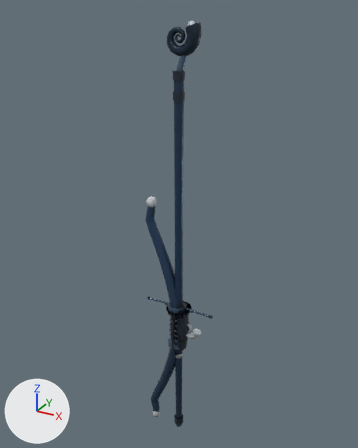
A saved change to the glTF model client/public/q/gear/weapons_abyssal.glb.
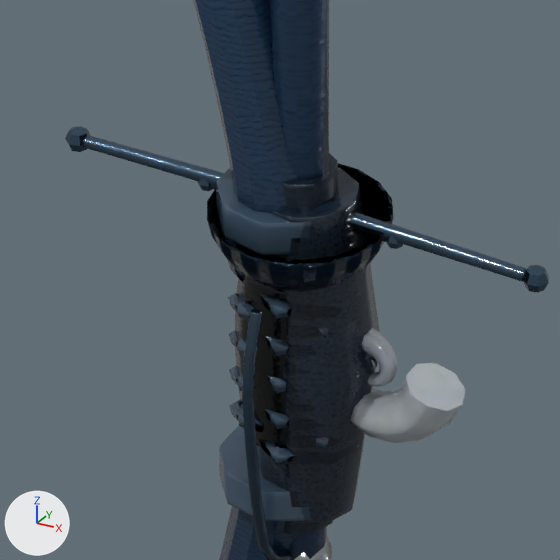
Each version appears first whole from a 50 mm camera at (0.977, -1.775, 1.429) aimed at (-0.028, 0.053, 0.515), and next in a close-up on the part from 39% to 60% of the width and 62% to 79% of the height. Arrows for +X, +Y and +Z are at lower left; the lights stay in place. The older version's two pictures come first.

The first close-up shows 'blade', 'bow', 'dagger', 'staff'.
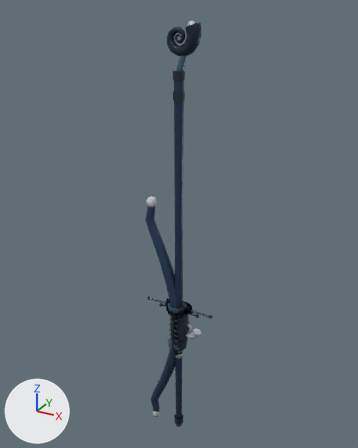
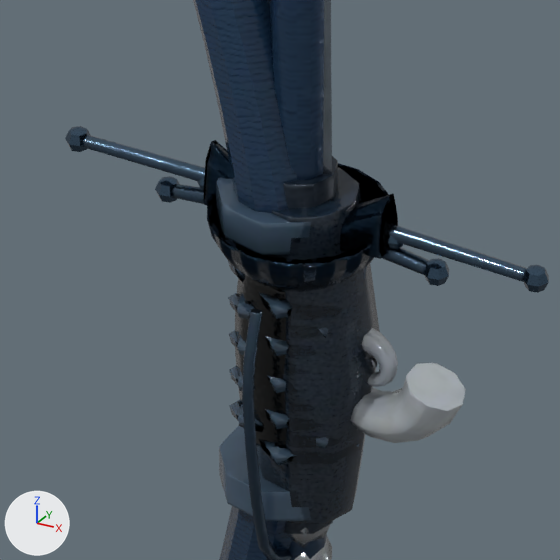
Where the change shows, as pixel boxes (x1, y1, x2, y2) in the close-ups (560 x 560 px):
'spellblade', added (mostly hidden): after (155, 0, 449, 549)

What changed in the scene script:
```text
Add img_spellblade_color:
    img_spellblade_color = load_image('spellblade_color', '_unpacked/spellblade_color', 1024, 1024, 'sRGB')
Add img_spellblade_normal:
    img_spellblade_normal = load_image('spellblade_normal', '_unpacked/spellblade_normal', 1024, 1024, 'Non-Color')
Add mat_spellblade_baked:
    mat_spellblade_baked = bpy.data.materials.new('spellblade_baked')
    # uses the picture img_spellblade_color
    # uses the picture img_spellblade_normal
Add me_spellblade:
    me_spellblade.from_pydata(...)  # 1069 vertices, 2100 faces; spans x -0.108..0.109, y -0.024..0.024, z -0.163..0.84
    me_spellblade.materials.append(mat_spellblade_baked)
Add ob_spellblade:
    ob_spellblade = bpy.data.objects.new('spellblade', me_spellblade)
    ob_spellblade.location = (0.0, 0.0, 0.0)
```
